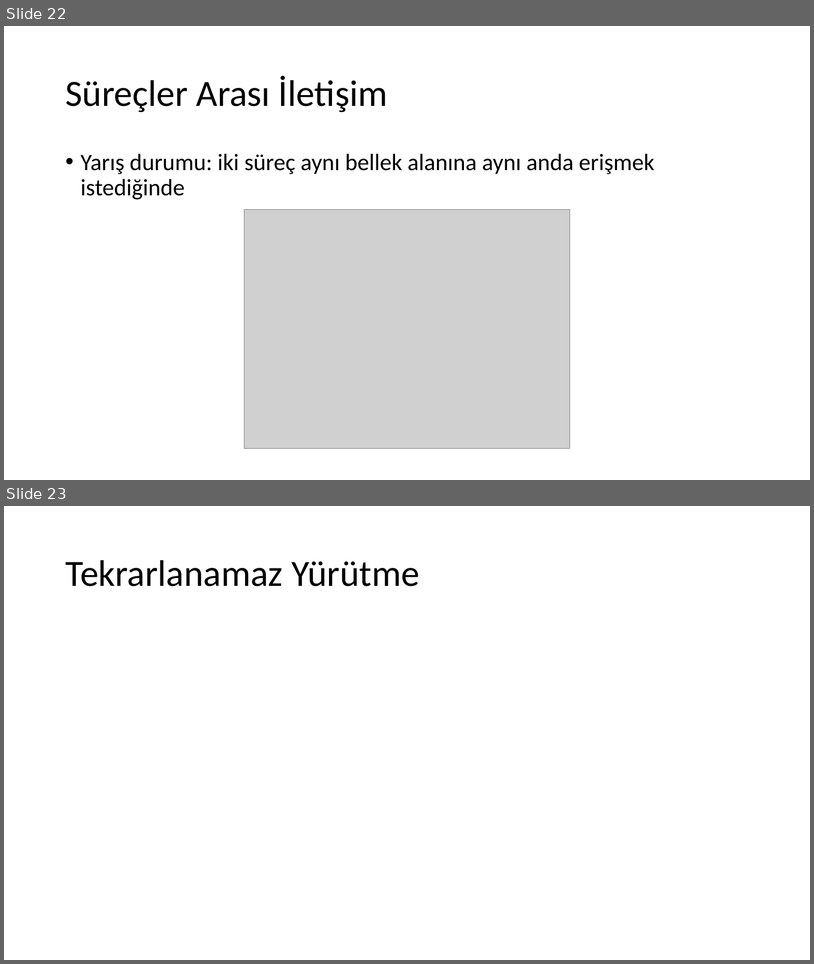
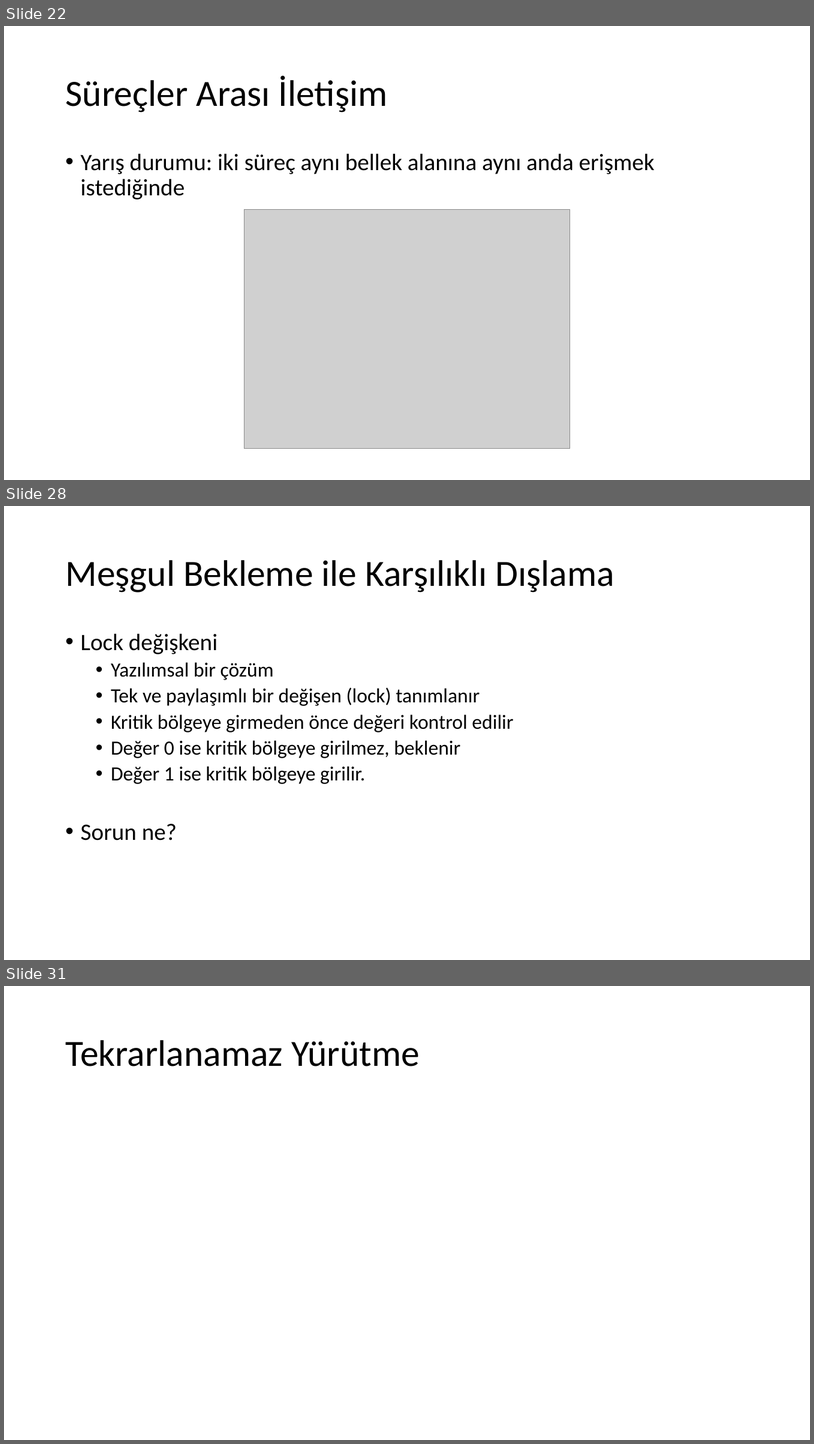
Before and after one commit to sercankulcu/sercankulcu.github.io, a slide deck: assets/teaching/os/2_Bolum_2_Surecler.pptx. Shown one above the other, each under a label of ours: slides 22 and 23 before the commit, slides 22, 28 and 31 after it; the slides between them are not shown. The pictures are 814x964 and 814x1444 pixels, drawn with LibreOffice and Linux fonts; fonts in the diff are those of the drawing; grey boxes stand for pictures. Boxes give left, top, right and bottom in pixels: in the first picture for what was removed or moved away, otherwise in the second. Text is boxed around its words. In the diff, an @@ line names an element or a change of style, - is before the commit and + after.

```diff
--- a/assets/teaching/os/2_Bolum_2_Surecler.pptx
+++ b/assets/teaching/os/2_Bolum_2_Surecler.pptx
@@ slide 28 added at [4, 506, 810, 960], background #FFFFFF @@
@@ title added at [65, 560, 615, 592], 44 pt, text #000000 @@
+Meşgul Bekleme ile Karşılıklı Dışlama
@@ text added at [81, 633, 513, 840], 24 pt, text #000000 @@
+• Lock değişkeni
+  • Yazılımsal bir çözüm
+  • Tek ve paylaşımlı bir değişen (lock) tanımlanır
+  • Kritik bölgeye girmeden önce değeri kontrol edilir
+  • Değer 0 ise kritik bölgeye girilmez, beklenir
+  • Değer 1 ise kritik bölgeye girilir.
+• Sorun ne?
@@ what was slide 23 is now slide 31 @@
```
Also in this commit, not shown: 7 other slides added, 3 slides removed, 1 other file.
